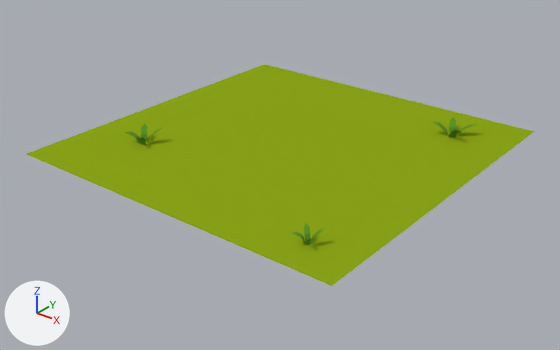
The Blender file raw/blend/tiles1.blend: old version first, new version second.
Rendered twice from a 50 mm lens placed at (1.714, -1.054, 0.855), pointed at (0.509, 0.451, -0.079). Arrows for +X, +Y and +Z are at lower left; the lights stay in place.

Names of what the first picture shows: 'grass02'.
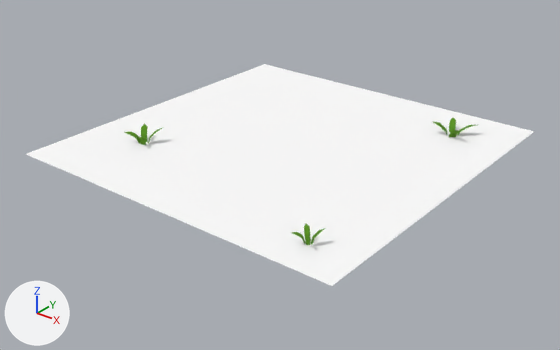
Where the newer file only moved an object's origin or applied its transform, the numbers keep the older frame.

Boxes [x1, y1, x2, y2] around the edits, measured in the pictures (560 x 350 px):
'grass02', recoloured (green to white)
    both: [27, 64, 535, 286]

The change in detail:
Material 'Material.001' (mat_material_001) changes colour from green #8ca519 to white #ffffff; in linear values from (0.262, 0.376, 0.00972) to (1.0, 1.0, 1.0).
